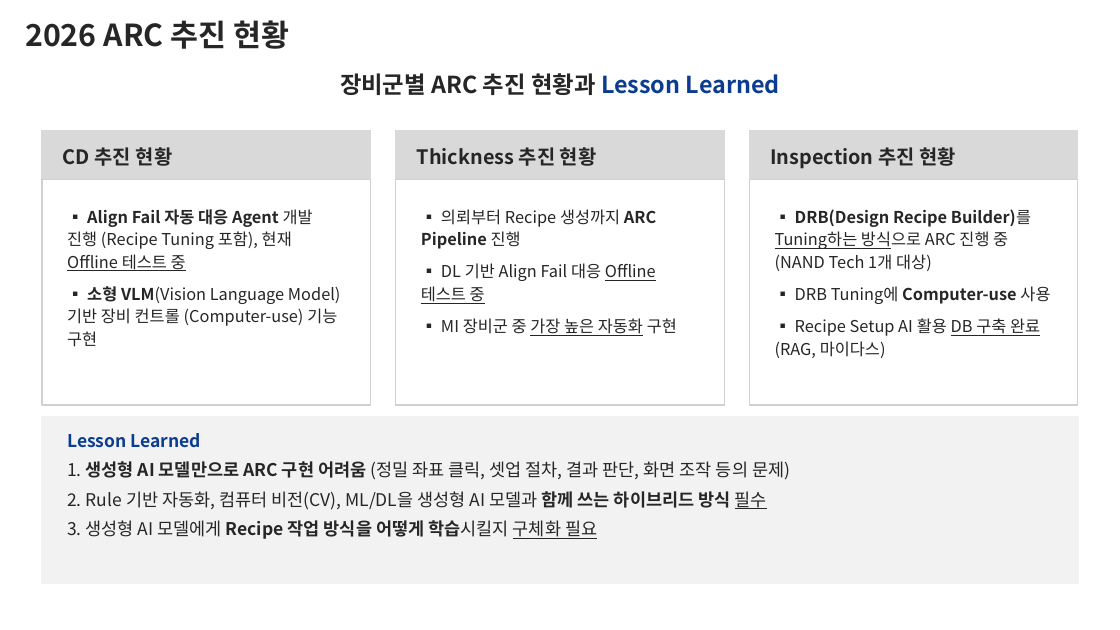
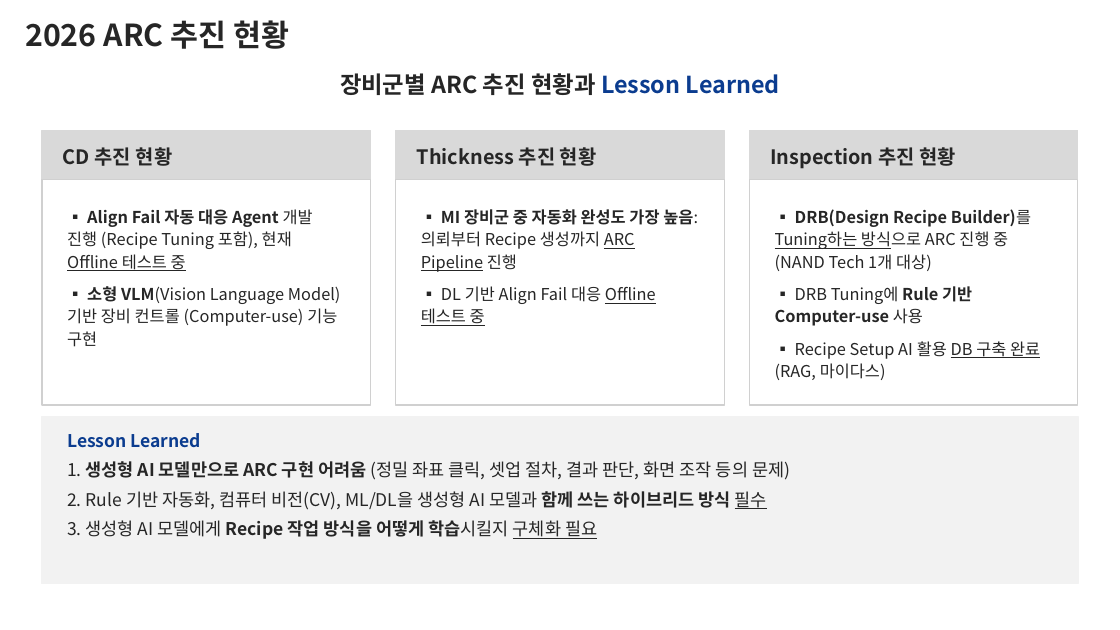
Before and after one commit to DarrenKoi/pm_notes, a slide deck: slide 2 of my-task/arc-tf/deliverables/arc-tf-exec-summary.pptx. Drawn at 1120x630 pixels with LibreOffice and Linux fonts; fonts in the diff are those of the drawing. Boxes give left, top, right and bottom in pixels: in the first picture for what was removed or moved away, otherwise in the second. Text is boxed around its words. In the diff, an @@ line names an element or a change of style, - is before the commit and + after.

```diff
--- a/my-task/arc-tf/deliverables/arc-tf-exec-summary.pptx
+++ b/my-task/arc-tf/deliverables/arc-tf-exec-summary.pptx
@@ text at (x1=421, y1=209, x2=698, y2=272): text changed @@
-▪ 의뢰부터 Recipe 생성까지 ARC Pipeline 진행
+▪ MI 장비군 중 자동화 완성도 가장 높음: 의뢰부터 Recipe 생성까지 ARC Pipeline 진행
@@ text at (x1=775, y1=286, x2=972, y2=326): text changed @@
-▪ DRB Tuning에 Computer-use 사용
+▪ DRB Tuning에 Rule 기반 Computer-use 사용
@@ text at (x1=441, y1=318, x2=677, y2=336): paragraph removed @@
-▪ MI 장비군 중 가장 높은 자동화 구현
```
Also in this commit, not shown: 1 other slide changed, 1 slide removed, 9 other files.
